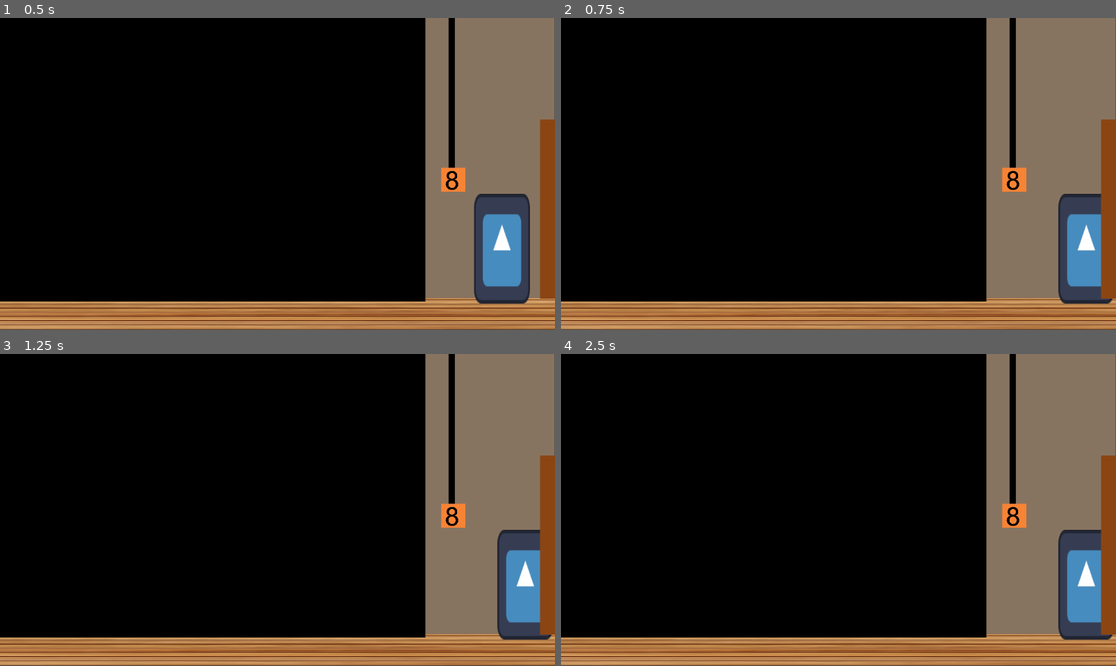
Above: before the commit, frames 1-4 (two rows, left to right).
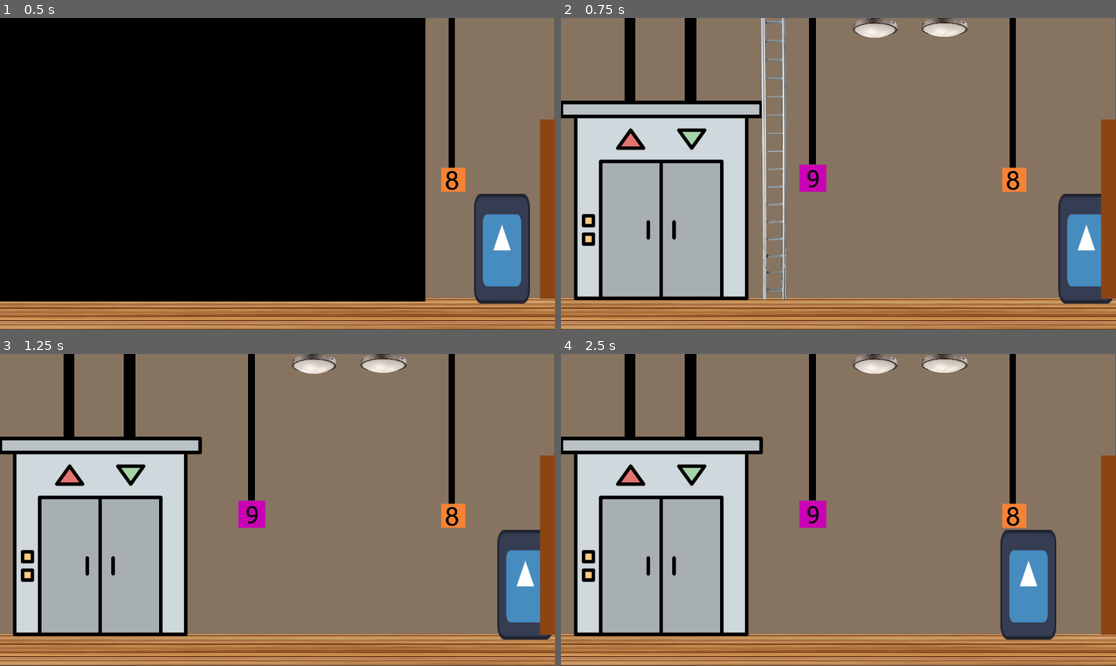
Above: after the commit, the same moments.

Repository: JimmyNeutralz/HazardHotel
Game: Godot game, scene res://Scenes/Floor1_ElevatorRoom.tscn
Two runs of this game, one before a commit and one after it. Both use one fixed random seed, a clock stepped at 60 frames per second and the inputs below. This scene is started directly instead of the project's main scene. The engine's default icon, where the game draws it, is replaced by a stand-in: a white triangle on a blue panel in a dark square.
Inputs:
- Up to frame 1 (0.5 s): no input
- Up to frame 2 (0.75 s): tap Enter at 0.5 s; hold Right (right) from 0.53 s (still down); tap 8 (key_8, bound only after the commit) at 0.6 s
- Up to frame 3 (1.25 s): keep holding Right (right); tap 9 (key_9, bound only after the commit) at 0.8 s
- Up to frame 4 (2.5 s): tap Space at 1.25 s; release Right (right) at 1.28 s; hold Left (left) 1.28-2.03 s; tap 9 (key_9, bound only after the commit) at 1.35, 2.3 s; tap 8 (key_8, bound only after the commit) at 1.55 s; hold Right (right) from 2.03 s (still down); tap Q (Connect Green Wire) at 2.1 s

Frame 1 is identical in both runs. In frame 2, 65% of the frame differs, in the area x 0-77%, y 0-91%; in frame 3, 65%; in frame 4, 71%, in the area x 0-100%, y 0-92%.

Commit message:
Made hazards work

Diff:
--- a/Scenes/Floor1_ElevatorRoom.tscn
+++ b/Scenes/Floor1_ElevatorRoom.tscn
@@ -1,5 +1,6 @@
-[gd_scene load_steps=16 format=3 uid="uid://dgm5sjqkfxstf"]
+[gd_scene load_steps=17 format=3 uid="uid://dgm5sjqkfxstf"]
 
+[ext_resource type="Script" uid="uid://mxu5nqmwrc22" path="res://Scenes/floor_1_elevator_room.gd" id="1_lo07i"]
 [ext_resource type="Texture2D" uid="uid://cmm21tb3jga8n" path="res://Assets/Screenshot 2025-09-14 144049.png" id="1_qmck6"]
 [ext_resource type="Script" uid="uid://cks057hc7fn5q" path="res://Scenes/player.gd" id="2_d365f"]
 [ext_resource type="Texture2D" uid="uid://w0n754ttlwcf" path="res://Assets/icon.svg" id="2_u6xtr"]
@@ -31,6 +32,7 @@
 size = Vector2(879.5, 590)
 
 [node name="Floor1_ElevatorRoom" type="Node2D"]
+script = ExtResource("1_lo07i")
 
 [node name="Floor" type="Area2D" parent="."]
 
@@ -147,7 +149,7 @@
 scale = Vector2(1, 1.176)
 texture = ExtResource("3_ibhhw")
 
-[node name="CollisionShape2D" type="CollisionShape2D" parent="Grate"]
+[node name="CollisionShape2DGrate" type="CollisionShape2D" parent="Grate"]
 position = Vector2(440.75, 289)
 shape = SubResource("RectangleShape2D_6xfs3")
 
@@ -172,6 +174,8 @@
 offset_bottom = 589.0
 color = Color(0, 0, 0, 1)
 
-[node name="CollisionShape2D" type="CollisionShape2D" parent="Dark"]
+[node name="CollisionShape2DDark" type="CollisionShape2D" parent="Dark"]
 position = Vector2(442.25, 294)
 shape = SubResource("RectangleShape2D_lo07i")
+
+[connection signal="body_entered" from="Elevator" to="." method="_on_elevator_body_entered"]
--- /dev/null
+++ b/Scenes/floor_1_elevator_room.gd
@@ -0,0 +1,29 @@
+extends Node2D
+
+var dark_active := true
+var player_dead := false
+var grate_active := true
+
+
+#Press 8 to turn on lights
+func _process(delta: float) -> void:
+	if Input.is_action_just_pressed("key_8") and dark_active:
+		get_node("Dark/CollisionShape2DDark").disabled = true    # Disable collision
+		var dark = $Dark
+		dark.hide()
+		dark_active = false
+		print("Lights powered!")
+
+	#Press 9 to raise the grate
+	if Input.is_action_just_pressed("key_9") and not dark_active and grate_active:
+		get_node("Grate/CollisionShape2DGrate").disabled = true    #Disable collision
+		var grate = $Grate
+		grate.hide()
+		grate_active = false
+		print("Grate raised!")
+
+
+func _on_elevator_body_entered(body: Node2D) -> void:
+	if body.name == "Player":
+		body.queue_free()
+		print("Floor 1 Complete!")
--- a/project.godot
+++ b/project.godot
@@ -73,6 +73,16 @@
 "events": [Object(InputEventKey,"resource_local_to_scene":false,"resource_name":"","device":0,"window_id":0,"alt_presse …(189 unchanged characters)…
 ]
 }
+key_8={
+"deadzone": 0.2,
+"events": [Object(InputEventKey,"resource_local_to_scene":false,"resource_name":"","device":0,"window_id":0,"alt_pressed":false,"shift_pressed":false,"ctrl_pressed":false,"meta_pressed":false,"pressed":false,"keycode":0,"physical_keycode":56,"key_label":0,"unicode":0,"location":0,"echo":false,"script":null)
+]
+}
+key_9={
+"deadzone": 0.2,
+"events": [Object(InputEventKey,"resource_local_to_scene":false,"resource_name":"","device":0,"window_id":0,"alt_pressed":false,"shift_pressed":false,"ctrl_pressed":false,"meta_pressed":false,"pressed":false,"keycode":0,"physical_keycode":57,"key_label":0,"unicode":0,"location":0,"echo":false,"script":null)
+]
+}
 
 [rendering]
 
Not shown, added: Scenes/floor_1_elevator_room.gd.uid
